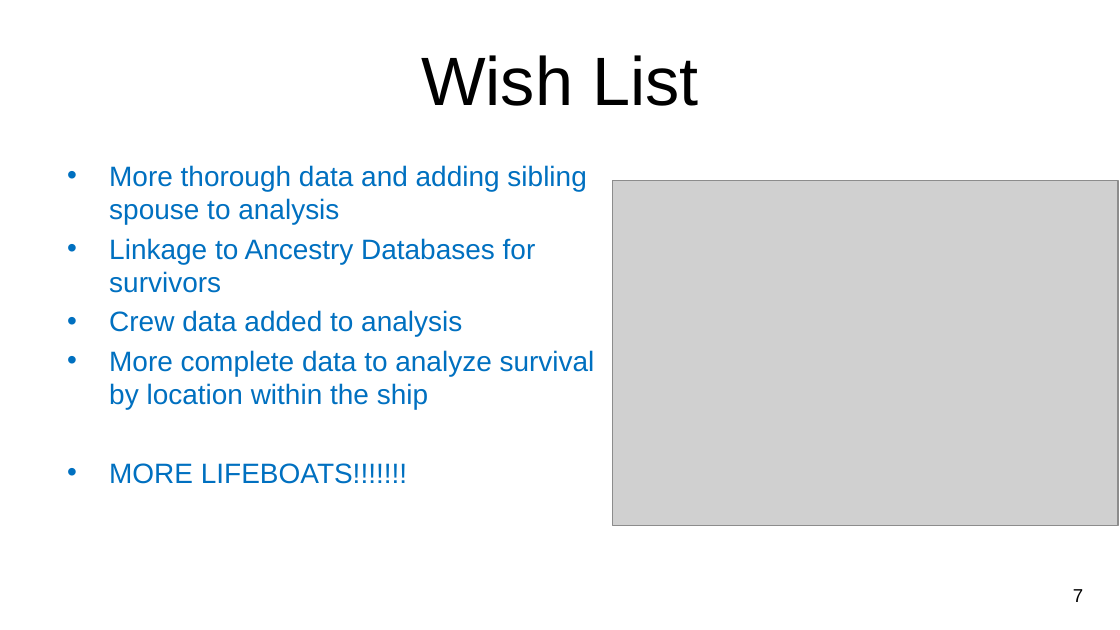
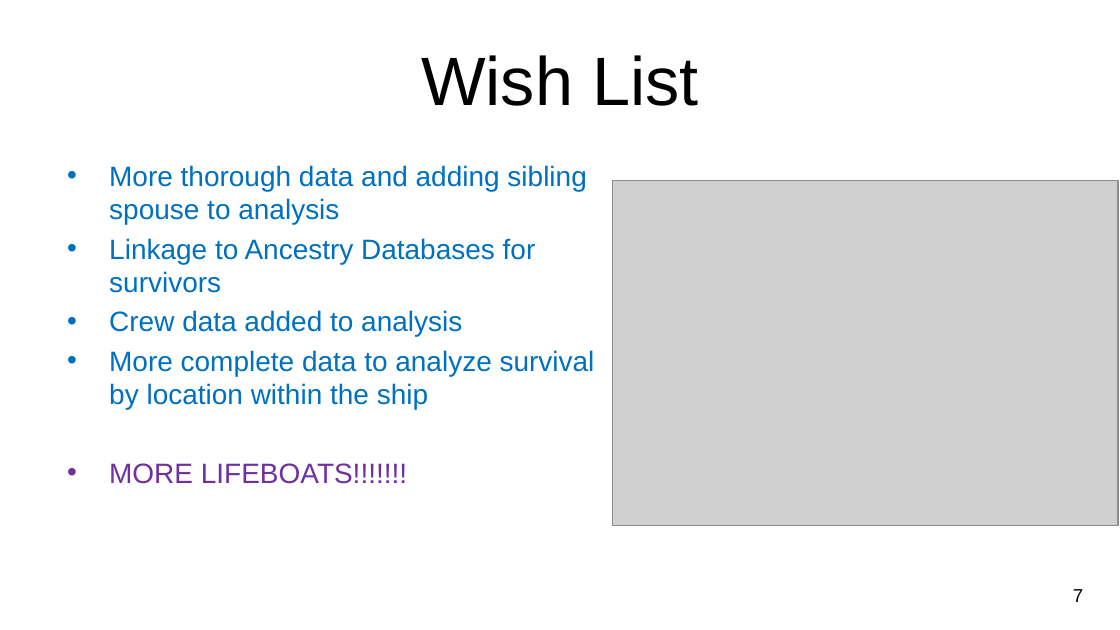
Before and after one commit to owenmeyer3/titanic, a slide deck: slide 8 of NU-Final_Project_Titanic.pptx. Drawn at 1120x630 pixels with LibreOffice and Linux fonts; fonts in the diff are those of the drawing; grey boxes stand for pictures; background and template pictures are left out. Boxes give left, top, right and bottom in pixels: in the first picture for what was removed or moved away, otherwise in the second. Text is boxed around its words. In the diff, an @@ line names an element or a change of style, - is before the commit and + after.

Commit message:
final ppt

```diff
--- a/NU-Final_Project_Titanic.pptx
+++ b/NU-Final_Project_Titanic.pptx
@@ text at [109, 463, 407, 484]: text colour #0070C0 to #7030A0 in "MORE LIFEBOATS!!!!!!!" @@
```
